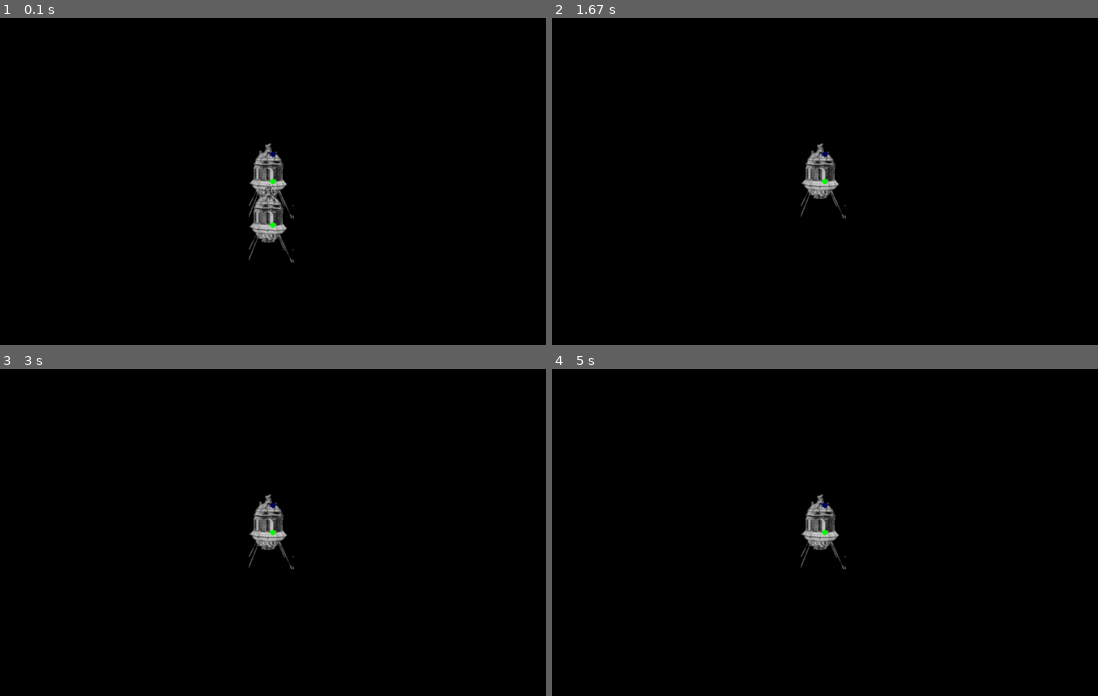
Above: before the commit, frames 1-4 (two rows, left to right).
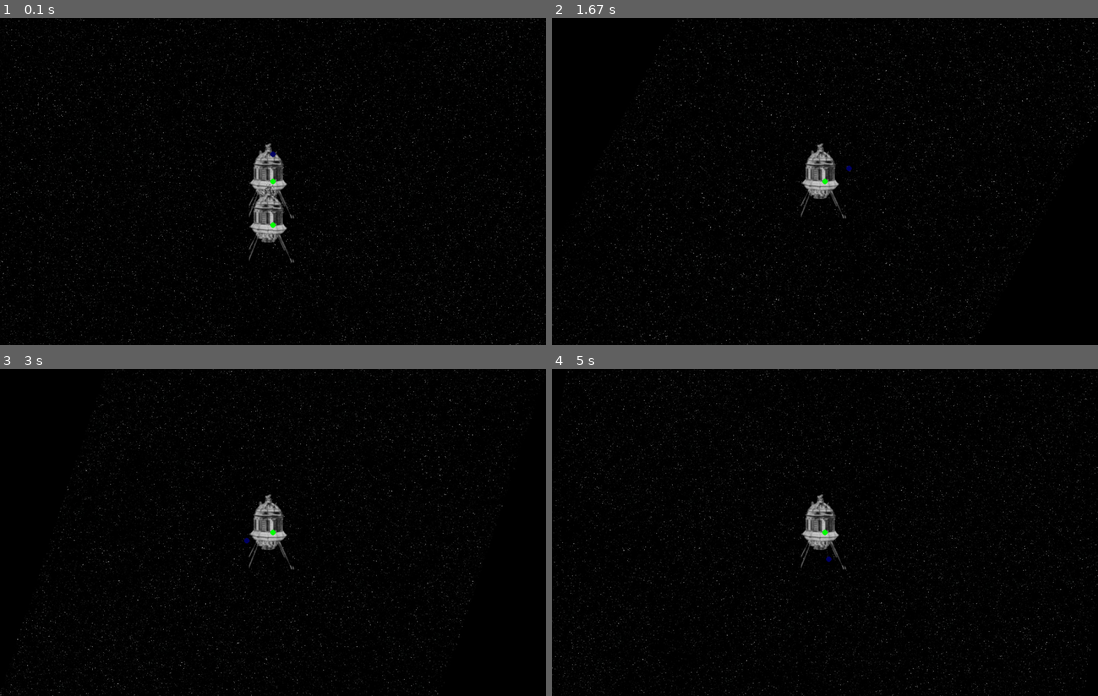
Above: after the commit, the same moments.

Repository: BruceJohnJennerLawso/Ignition_Engine
Game: pygame game, started from gopy/app.py
The game is run twice, just before and just after one commit, with the same random seed, the same clock (stepped at 60 frames per second) and the same inputs. The source is Python 2; it was converted automatically to run under Python 3.
Inputs:
- Up to frame 1 (0.1 s): no input
- Up to frame 2 (1.67 s): tap T at 0.33, 0.67, 1.07, 1.37 s
- Up to frame 3 (3 s): no input
- Up to frame 4 (5 s): no input

The runs differ from the first frame. In frame 1, 1.8% of the frame differs, in the area x 0-100%, y 0-100%; in frame 2, 1.5%; in frame 3, 1.5%; in frame 4, 1.8%.

Commit message:
added the background, wow... huge performance drop

Diff:
--- a/gopy/graphics.py
+++ b/gopy/graphics.py
@@ -49,3 +49,8 @@
 
 		drawPos = (int(offset.x), int(offset.y))
 		pygame.draw.circle(screen, colour, drawPos , 5, 5)
+
+	def drawBackground(self, screen, background_image, window_height, window_width):
+		drawRect = background_image.get_rect(center=(window_width/2, window_height/2))
+
+		screen.blit(background_image, drawRect)
--- a/gopy/ignition_engine.py
+++ b/gopy/ignition_engine.py
@@ -19,13 +19,15 @@
 
 		self.Vessels = []
 		self.Vessels.insert(0, Vessel( vector_II(100, -20), vector_II(0.001, 0), 0, 0.0005, "Almighty Probe", "almighty.jpg"))
-		self.Vessels.insert(0, Vessel( vector_II(100, -100), vector_II(0, 0), 0, 0.00, "Almighty Probe2", "almighty.jpg"))
+		self.Vessels.insert(0, Vessel( vector_II(100, -100), vector_II(0, 0), 0, 0.0001, "Almighty Probe2", "almighty.jpg"))
 
 		self.Markers = []
 		blue = 0,0,100
 		self.Markers.insert(0, ignitionMarker(vector_II(100,-150), "foo marker", blue ) )
 
 		self.cameraTarget = self.Vessels[0];
+
+		self.Starfield = pygame.image.load("./Images/starfield.png")
 
 	def endSimulation(self, frame_cutoff):
 		if(frame_cutoff != 0):
@@ -77,7 +79,7 @@
 			screen.fill(black)
 
 			self.mainCamera.Update(deltat, self.cameraTarget, self.windowHeight, self.windowWidth)
-
+			self.mainCamera.drawBackground(screen, pygame.transform.rotate(self.Starfield, self.mainCamera.Rotation), self.windowHeight, self.windowWidth)
 			for v in self.Vessels:
 				self.mainCamera.drawTo(screen, pygame.transform.rotate(v.getImage(), -(v.getRotation()- self.mainCamera.Rotation)), v.getIgnitionName(), v.getPosition(), v.getRotation(), self.windowHeight, self.windowWidth)
 			for v in self.Vessels:
Not shown, changed: gopy/graphics.pyc
Not shown, changed: gopy/ignition_engine.pyc
